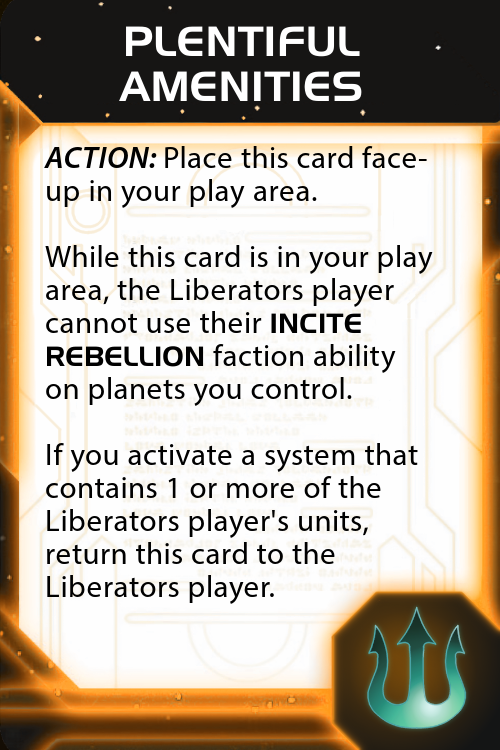
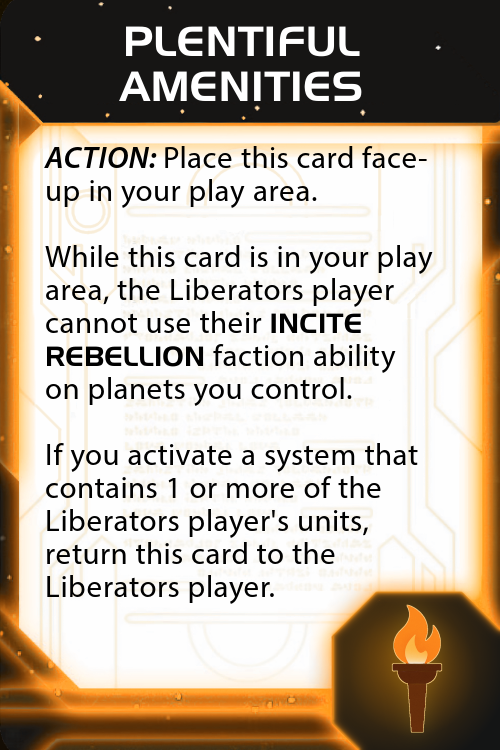
Layer changes from the first 500px x 750px image to the second:
added layer "icon.png copy" in group "Faction Symbol" over [368, 596, 466, 746]
hid "Raider_Symbol.png" over [363, 602, 471, 735]
